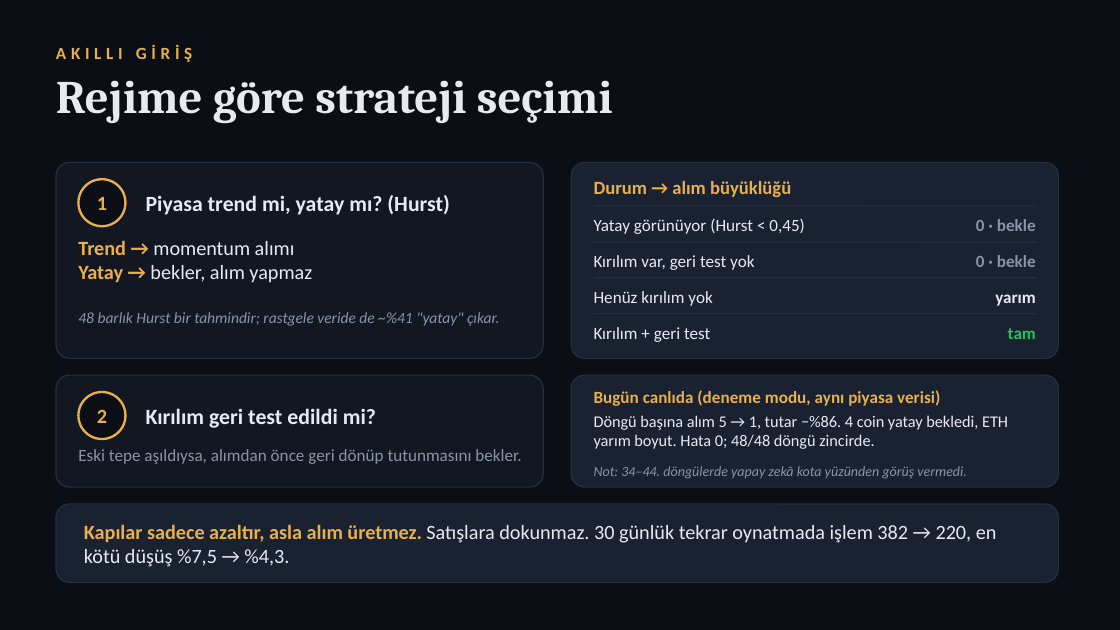
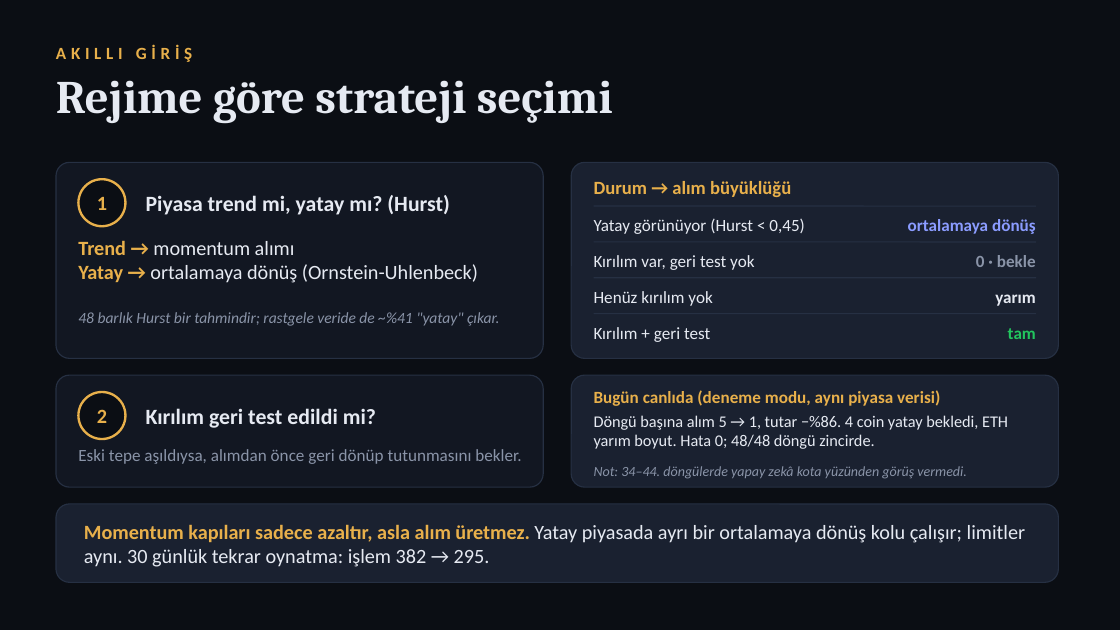
Before and after one commit to WalAngeL06/grail-agent, a slide deck: slide 5 of docs/pitch/GRAIL-pitch.pptx. Drawn at 1120x630 pixels with LibreOffice and Linux fonts; fonts in the diff are those of the drawing. Boxes give left, top, right and bottom in pixels: in the first picture for what was removed or moved away, otherwise in the second. Text is boxed around its words. In the diff, an @@ line names an element or a change of style, - is before the commit and + after.

```diff
--- a/docs/pitch/GRAIL-pitch.pptx
+++ b/docs/pitch/GRAIL-pitch.pptx
@@ text at (908,219,1036,234): text changed; text colour #8A94A8 to #8B9CFF @@
-0 · bekle
+ortalamaya dönüş
@@ text at (78,264,478,283): text changed @@
-Yatay → bekler, alım yapmaz
+Yatay → ortalamaya dönüş (Ornstein-Uhlenbeck)
@@ text at (84,524,1025,567): text changed @@
-Kapılar sadece azaltır, asla alım üretmez. Satışlara dokunmaz. 30 günlük tekrar oynatmada işlem 382 → 220, en kötü düşüş %7,5 → %4,3.
+Momentum kapıları sadece azaltır, asla alım üretmez. Yatay piyasada ayrı bir ortalamaya dönüş kolu çalışır; limitler aynı. 30 günlük tekrar oynatma: işlem 382 → 295.
```
Also in this commit, not shown: 4 other slides changed, 9 other files.
